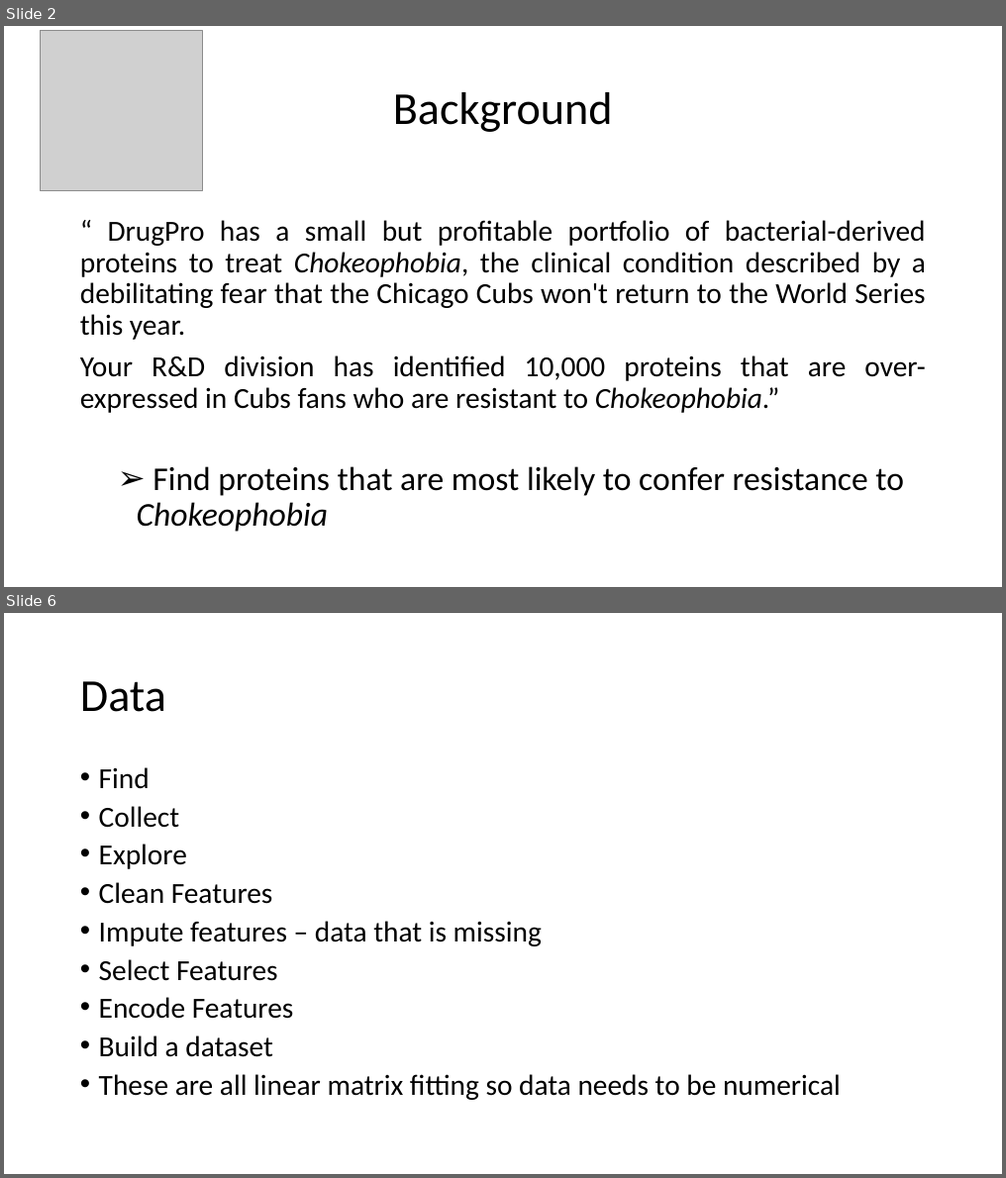
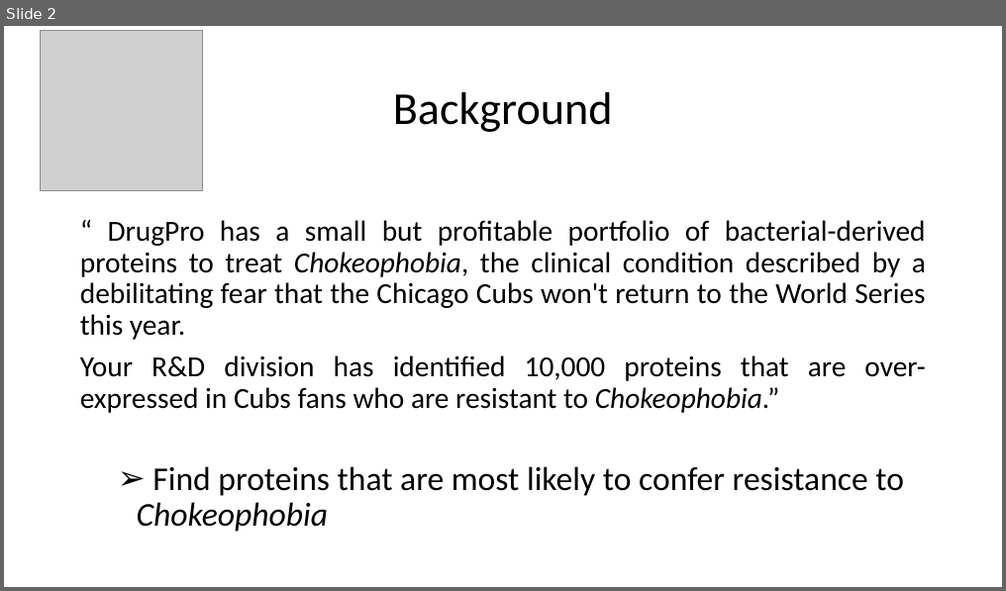
Before and after one commit to JoannaDrx/protein-classification, a slide deck: drugpro-jd.pptx. Shown one above the other, each under a label of ours: slides 2 and 6 before the commit, slide 2 after it; the slides between them are not shown. The pictures are 1006x1178 and 1006x591 pixels, drawn with LibreOffice and Linux fonts; fonts in the diff are those of the drawing; grey boxes stand for pictures. Boxes give left, top, right and bottom in pixels: in the first picture for what was removed or moved away, otherwise in the second. Text is boxed around its words. In the diff, an @@ line names an element or a change of style, - is before the commit and + after.

```diff
--- a/drugpro-jd.pptx
+++ b/drugpro-jd.pptx
@@ slide 6 removed at bbox=[4, 613, 1002, 1174], background #FFFFFF @@
@@ title removed at bbox=[80, 681, 166, 712] @@
-Data
@@ text removed at bbox=[99, 767, 841, 1100] @@
-• Find
-• Collect
-• Explore
-• Clean Features
-• Impute features – data that is missing
-• Select Features
-• Encode Features
-• Build a dataset
-• These are all linear matrix fitting so data needs to be numerical
```
Also in this commit, not shown: 4 slides changed, 10 slides added, 6 other slides removed, 10 other files.
